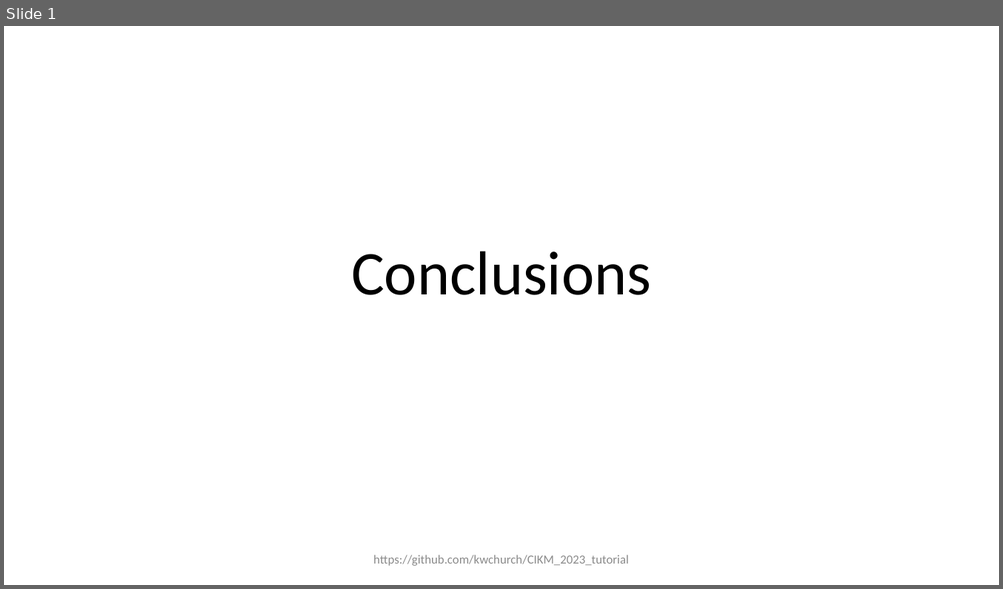
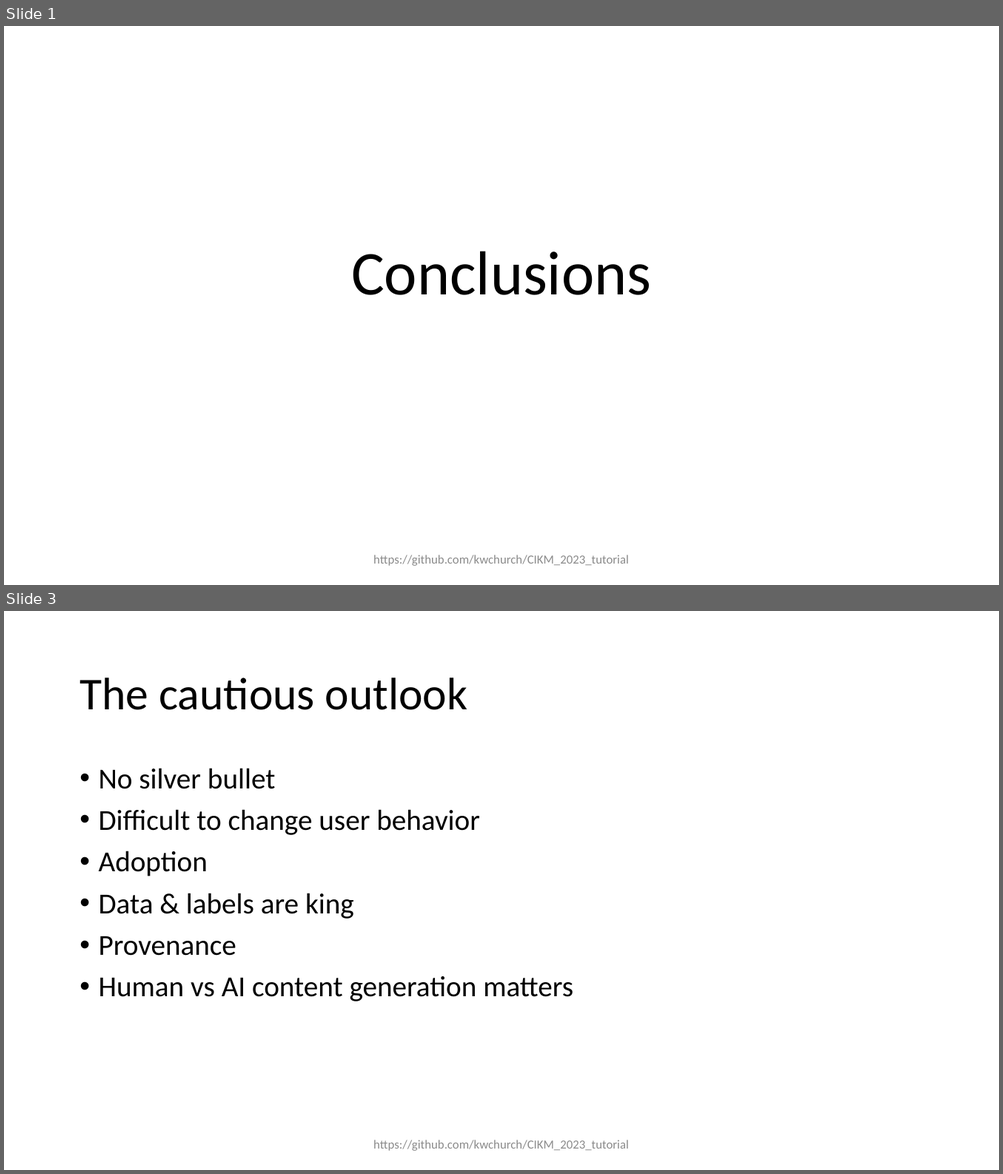
Before and after one commit to kwchurch/CIKM_2023_tutorial, a slide deck: slides/CIKM_Conclusions.pptx. Shown one above the other, each under a label of ours: slide 1 before the commit, slides 1 and 3 after it; the slides between them are not shown. The pictures are 1003x589 and 1003x1174 pixels, drawn with LibreOffice and Linux fonts; fonts in the diff are those of the drawing. Boxes give left, top, right and bottom in pixels: in the first picture for what was removed or moved away, otherwise in the second. Text is boxed around its words. In the diff, an @@ line names an element or a change of style, - is before the commit and + after.

```diff
--- a/slides/CIKM_Conclusions.pptx
+++ b/slides/CIKM_Conclusions.pptx
@@ slide 3 added at <box>4,611,999,1170</box>, background #FFFFFF @@
@@ title added at <box>79,678,467,710</box>, 44 pt, text #000000 @@
+The cautious outlook
@@ text added at <box>99,768,573,1002</box>, 28 pt, text #000000 @@
+• No silver bullet
+• Difficult to change user behavior
+• Adoption
+• Data & labels are king
+• Provenance
+• Human vs AI content generation matters
@@ text added at <box>373,1140,629,1151</box>, 12 pt, text #8C8C8C @@
+https://github.com/kwchurch/CIKM_2023_tutorial
```
Also in this commit, not shown: 2 other slides added, 10 other files.
